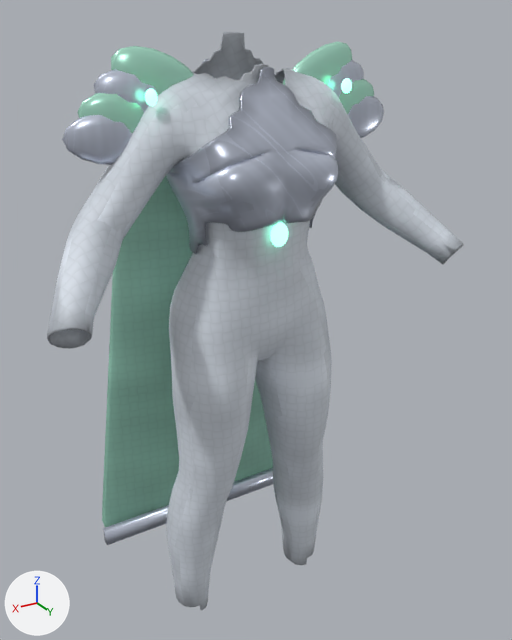
Before and after pictures for a commit that changed the glTF model models/hero_druida_sk_eloreth_chest.glb.
Rendered twice from a 50 mm camera at (0.912, 1.592, 1.846) aimed at (-0.049, -0.009, 1.045). Lighting does not change. The marker at lower left points along +X, +Y and +Z. The picture after the commit comes second. Where no turn or scale is listed for an object, it has been applied to the vertices. Vertices at exactly the same position are counted once.

The scene before the commit, as lines of its bpy script (objects in view):
```python
ob_capa = bpy.data.objects.new('Capa', me_grid)
ob_capa.location = (0.0, 0.0, 0.0)
ob_gemapeito = bpy.data.objects.new('GemaPeito', me_sphere_043)
ob_gemapeito.location = (0.0, 0.184, 1.353)
ob_ombreira_002 = bpy.data.objects.new('Ombreira.002', me_sphere_035)
ob_ombreira_002.location = (-0.295, 0.024, 1.629)
ob_ombreira_003 = bpy.data.objects.new('Ombreira.003', me_sphere_036)
ob_ombreira_003.location = (-0.332, 0.024, 1.592)
ob_ombreira_004 = bpy.data.objects.new('Ombreira.004', me_sphere_038)
ob_ombreira_004.location = (0.22, 0.024, 1.704)
ob_ombreira_005 = bpy.data.objects.new('Ombreira.005', me_sphere_039)
ob_ombreira_005.location = (0.257, 0.024, 1.667)
ob_ombreira_006 = bpy.data.objects.new('Ombreira.006', me_sphere_040)
ob_ombreira_006.location = (0.295, 0.024, 1.629)
ob_ombreira_007 = bpy.data.objects.new('Ombreira.007', me_sphere_041)
ob_ombreira_007.location = (0.332, 0.024, 1.592)
ob_traje = bpy.data.objects.new('Traje', me_traje)
ob_traje.location = (0.0, 0.0, 0.0)
# also in view: 'CapaBarra' at (0.0, -0.212, 0.314); 'Peitoral' at (0.0, 0.05, 1.516); 'Ombreira' at (-0.22, 0.022, 1.704)
```
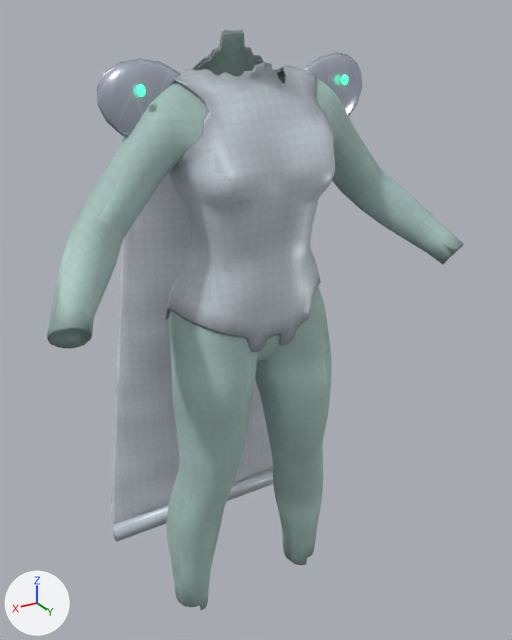
Where the newer file only moved an object's origin or applied its transform, the numbers keep the older frame.

Where the change shows, as pixel boxes (x1, y1, x2, y2) in the pictures (512 x 640 px; the box of a moved part takes in the faces that stretch with it):
'Traje', recoloured: (47, 32, 464, 610) in both
'Peitoral', reshaped (57% taller): before (166, 49, 338, 254); after (165, 29, 335, 352)
'Capa', surface changed, rescaled: before (102, 176, 273, 527); after (111, 173, 273, 524)
'Ombreira', reshaped: before (282, 41, 352, 86); after (304, 52, 362, 116)
'Ombreira.007', deleted: before (62, 115, 132, 165)
'Ombreira.004', deleted (green): before (111, 46, 194, 95)
'Ombreira.006', deleted (green): before (78, 93, 144, 133)
'Ombreira.005', deleted: before (94, 69, 158, 112)
'Ombreira.003', deleted: before (348, 96, 384, 138)
'Ombreira.002', deleted (green): before (339, 79, 374, 114)
'GemaPeito', recoloured, surface changed: (270, 222, 288, 247) in both
'GemaOmbro.001', recoloured, surface changed, moved: before (145, 88, 157, 106); after (137, 84, 146, 97)
'GemaOmbro', recoloured, surface changed, moved: before (341, 78, 352, 93); after (341, 74, 349, 85)
part 4 of me_sphere_034, moved or reshaped: before (328, 60, 364, 98); after (97, 58, 181, 138)

The change, as a list of edits to the scene's bpy script:
```text
Change mat_ske_capa:
    where n2 = _N.new('ShaderNodeMix'); n2.name = 'Mix'
    n2.inputs[7].default_value: (0.342, 0.674, 0.538, 1.0) -> (0.828, 0.869, 0.933, 1.0)  # 'B', green #9ed6c2 -> 'B', white #ebf0f7
Change mat_ske_cristal:
    mat_ske_cristal.emission_color: (0.263, 1.0, 0.638) -> (0.0823, 1.0, 0.472)  # green #8cffd1 -> green #51ffb7
    mat_ske_cristal.emission_strength: 2.2 -> 1.157
Add mat_ske_vestido:
    mat_ske_vestido = bpy.data.materials.new('ske_vestido')
    # colours: white #e0ebf5, mixed with the vertex colours
    # uses the picture img_roupa_tecido
Add mat_ske_manga:
    mat_ske_manga = bpy.data.materials.new('ske_manga')
    # colours: pale green #b8d6d1, mixed with the vertex colours
    # uses the picture img_roupa_tecido
Change me_grid:
    remove me_grid.from_pydata(...)  # 930 vertices, 1856 faces; spans x -0.376..0.376, y -0.279..-0.154, z 0.269..1.697
    add me_grid.from_pydata(...)  # 930 vertices, 1856 faces; spans x -0.346..0.346, y -0.279..-0.154, z 0.269..1.697
    me_grid part 1: the whole mesh is scaled about its middle by (0.919, 1, 1)
Change me_peitoral:
    remove me_peitoral.from_pydata(...)  # 3486 vertices, 6980 faces; spans x -0.219..0.219, y -0.118..0.218, z 1.236..1.797
    remove me_peitoral.materials.append(mat_ske_prata)
    add me_peitoral.from_pydata(...)  # 3492 vertices, 6992 faces; spans x -0.218..0.219, y -0.135..0.209, z 1.033..1.814
    me_peitoral part 2: 1 vertex moved within x -0.048, y -0.072, z 1.423; 3485 vertices removed from x -0.219..0.219, y -0.118..0.218, z 1.236..1.797; 3491 vertices added at x -0.218..0.219, y -0.135..0.209, z 1.033..1.814
    add me_peitoral.materials.append(mat_ske_vestido)
Change me_traje:
    where me_traje.from_pydata(...)  # 3493 vertices, 6998 faces; spans x -0.59..0.59, y -0.13..0.27, z 0.14..1.81
    remove me_traje.materials.append(mat_ske_veste)
    add me_traje.materials.append(mat_ske_manga)
Change me_sphere_033:
    remove me_sphere_033.from_pydata(...)  # 86 vertices, 168 faces; spans x -0.114..0.114, y -0.019..0.015, z -0.079..0.079
    remove me_sphere_033.materials.append(mat_ske_folha)  # green #b8f2db
    add me_sphere_033.from_pydata(...)  # 86 vertices, 168 faces; spans x -0.152..0.09, y -0.019..0.015, z -0.141..0.054
    me_sphere_033 part 3: the whole mesh is multiplied about its middle by the matrix ((1.06, 0.0, -0.009), (0.0, 1.0, 0.0), (0.365, 0.0, 1.412)), then moved by (-0.031, 0.0, -0.044)
    add me_sphere_033.materials.append(mat_ske_prata)
Change me_sphere_034:
    remove me_sphere_034.from_pydata(...)  # 86 vertices, 168 faces; spans x -0.119..0.119, y -0.019..0.015, z -0.07..0.07
    remove me_sphere_034.materials.append(mat_ske_prata_001)
    add me_sphere_034.from_pydata(...)  # 86 vertices, 168 faces; spans x 0.388..0.629, y -0.019..0.015, z -0.104..0.091
    me_sphere_034 part 4: the whole mesh is multiplied about its middle by the matrix ((-0.751, 0.0, 0.748), (0.0, 1.0, 0.0), (-0.748, 0.0, -1.251)), then moved by (0.508, 0.0, -0.006)
    add me_sphere_034.materials.append(mat_ske_prata)
Change ob_gemaombro:
    ob_gemaombro.location: (-0.27, 0.074, 1.679) -> (-0.282, 0.049, 1.692)
Remove ob_ombreira_002:
    ob_ombreira_002 = bpy.data.objects.new('Ombreira.002', me_sphere_035)
Remove ob_ombreira_003:
    ob_ombreira_003 = bpy.data.objects.new('Ombreira.003', me_sphere_036)
Change ob_gemaombro_001:
    ob_gemaombro_001.location: (0.27, 0.074, 1.679) -> (0.282, 0.049, 1.692)
Remove ob_ombreira_004:
    ob_ombreira_004 = bpy.data.objects.new('Ombreira.004', me_sphere_038)
Remove ob_ombreira_005:
    ob_ombreira_005 = bpy.data.objects.new('Ombreira.005', me_sphere_039)
Remove ob_ombreira_006:
    ob_ombreira_006 = bpy.data.objects.new('Ombreira.006', me_sphere_040)
Remove ob_ombreira_007:
    ob_ombreira_007 = bpy.data.objects.new('Ombreira.007', me_sphere_041)
```
